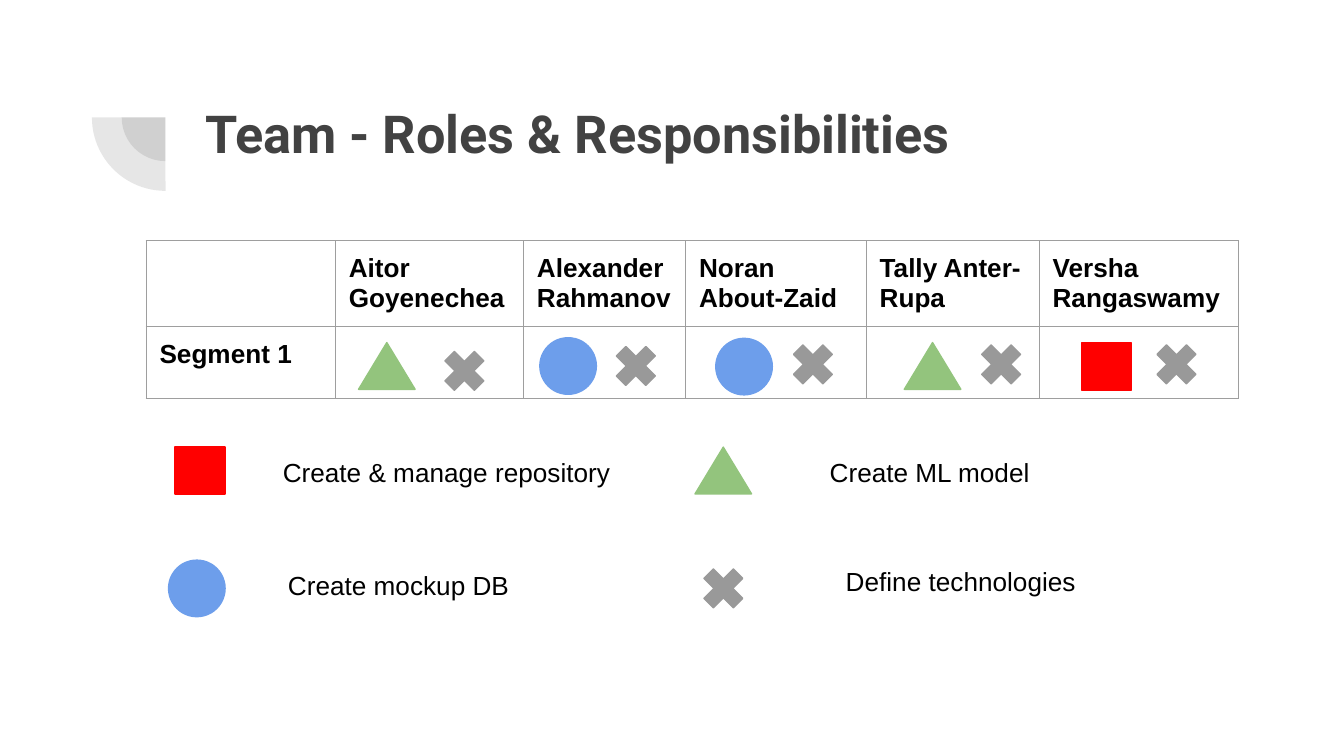
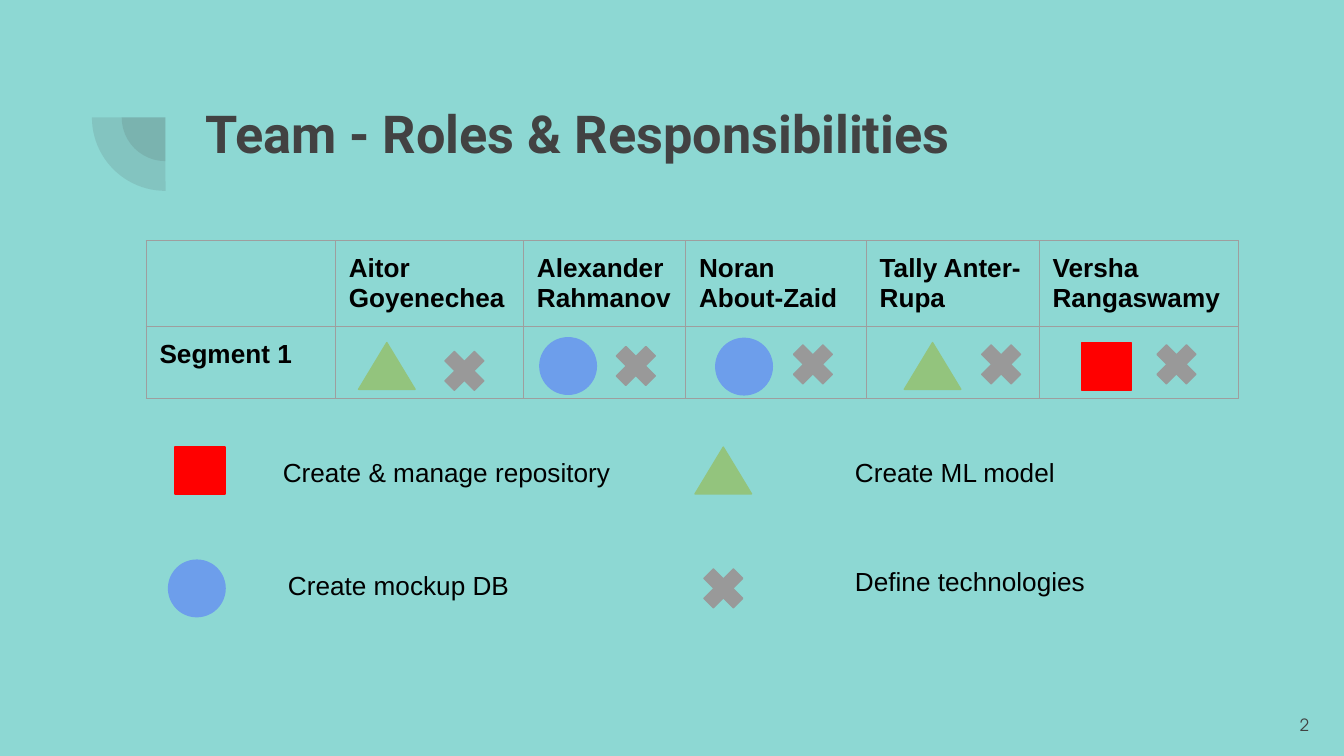
Before and after one commit to VershaR1791/Group8_Project, a slide deck: slide 2 of Project Group 8.pptx. Drawn at 1344x756 pixels with LibreOffice and Linux fonts; fonts in the diff are those of the drawing. Boxes give left, top, right and bottom in pixels: in the first picture for what was removed or moved away, otherwise in the second. Text is boxed around its words. In the diff, an @@ line names an element or a change of style, - is before the commit and + after.

```diff
--- a/Project Group 8.pptx
+++ b/Project Group 8.pptx
@@ background #FFFFFF to #8DD8D3 @@
@@ text "Create ML model": place and size @@
-text "Create ML model" at (830, 463, 1029, 483)
+text "Create ML model" at (855, 463, 1054, 483)
@@ text "Define technologies": place and size @@
-text "Define technologies" at (846, 572, 1076, 597)
+text "Define technologies" at (855, 572, 1085, 597)
@@ page number added at (1300, 718, 1309, 731), 9 pt, text #424242 @@
+2
```
Also in this commit, not shown: 5 other slides changed.
